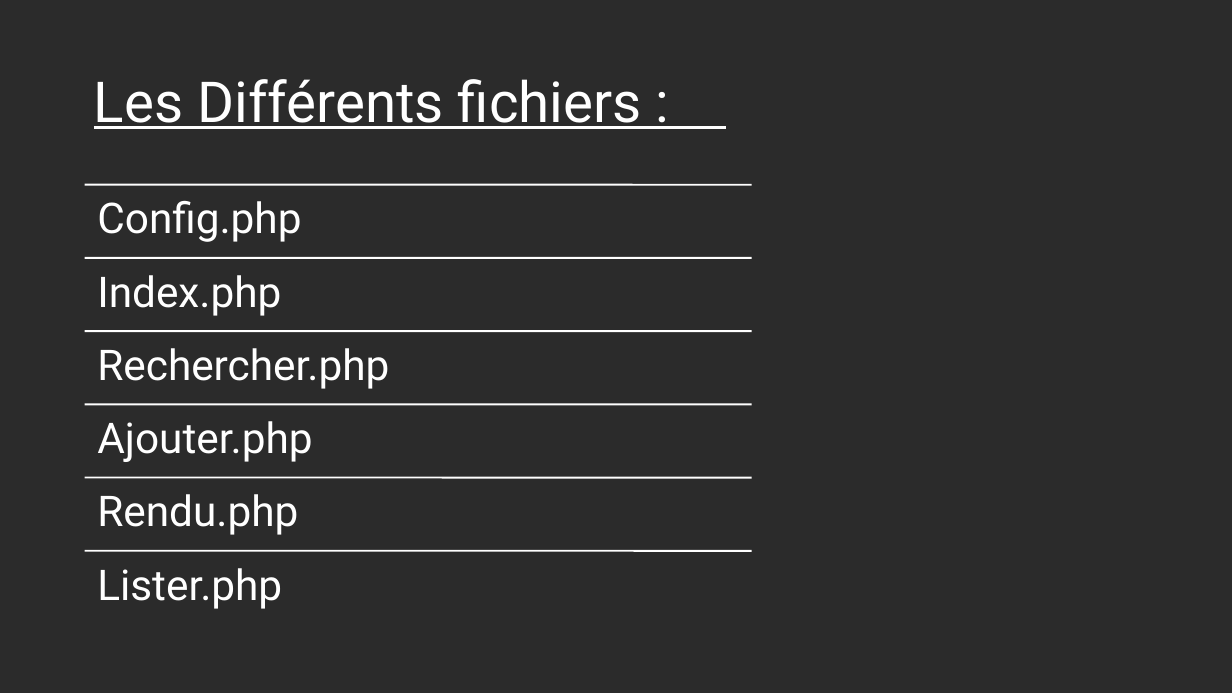
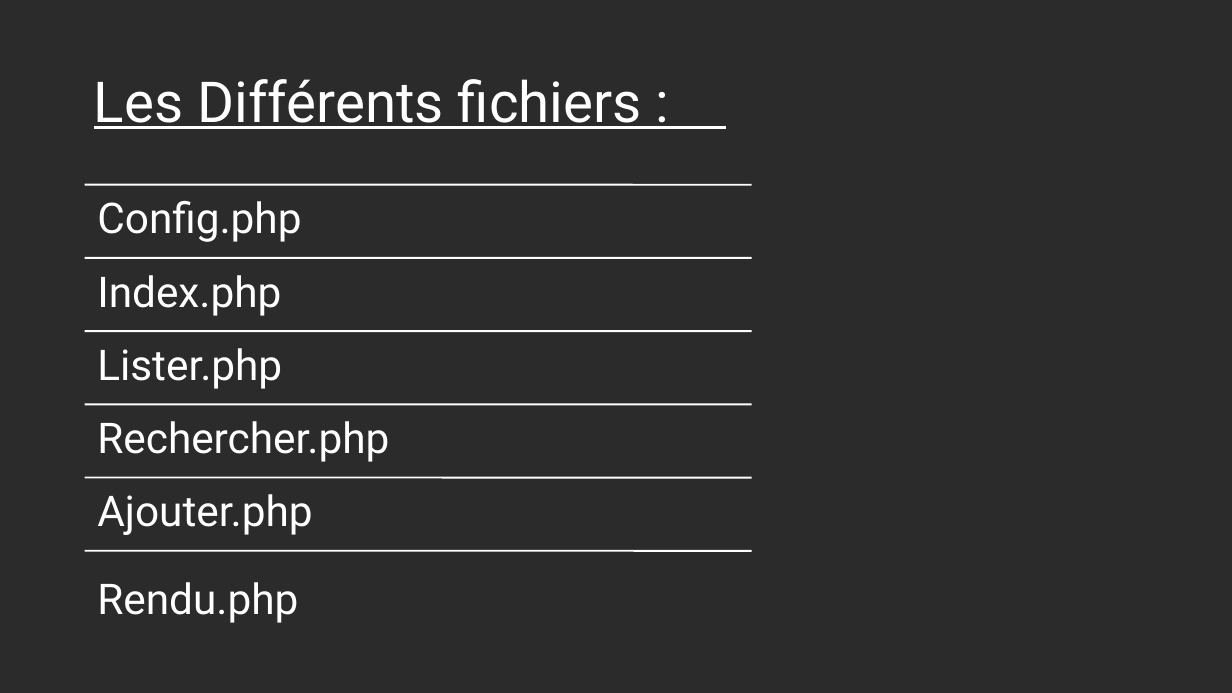
Before and after one commit to GabrielCoquillet/pokedex, a slide deck: slide 5 of Pokedex.odp. Drawn at 1232x693 pixels with LibreOffice and Linux fonts; fonts in the diff are those of the drawing; background and template pictures are left out; a plain dark background stands for a picture behind light text. Boxes give left, top, right and bottom in pixels: in the first picture for what was removed or moved away, otherwise in the second. Text is boxed around its words. In the diff, an @@ line names an element or a change of style, - is before the commit and + after.

```diff
--- a/Pokedex.odp
+++ b/Pokedex.odp
@@ text in free at [97,348,282,389]: text changed @@
-Rechercher.php
+Lister.php
@@ text in free at [97,421,389,462]: text changed @@
-Ajouter.php
+Rechercher.php
@@ text in free at [97,494,312,535]: text changed @@
-Rendu.php
+Ajouter.php
@@ free "Rendu.php": place and size @@
-free "Rendu.php" at [85,551,752,624]
+free "Rendu.php" at [85,565,752,638]
@@ text in free at [97,582,298,623]: text changed @@
-Lister.php
+Rendu.php
```
Also in this commit, not shown: 4 other slides changed, 3 slides added, 1 slide removed.
